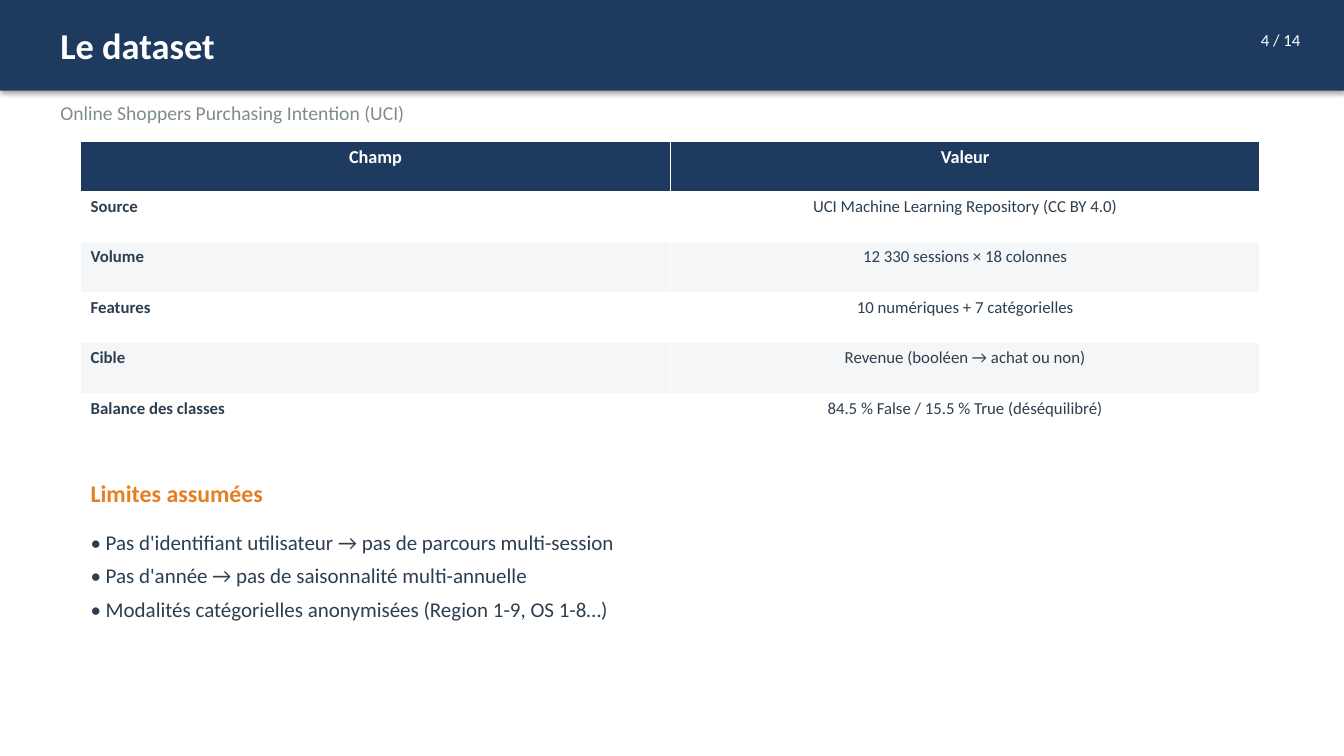
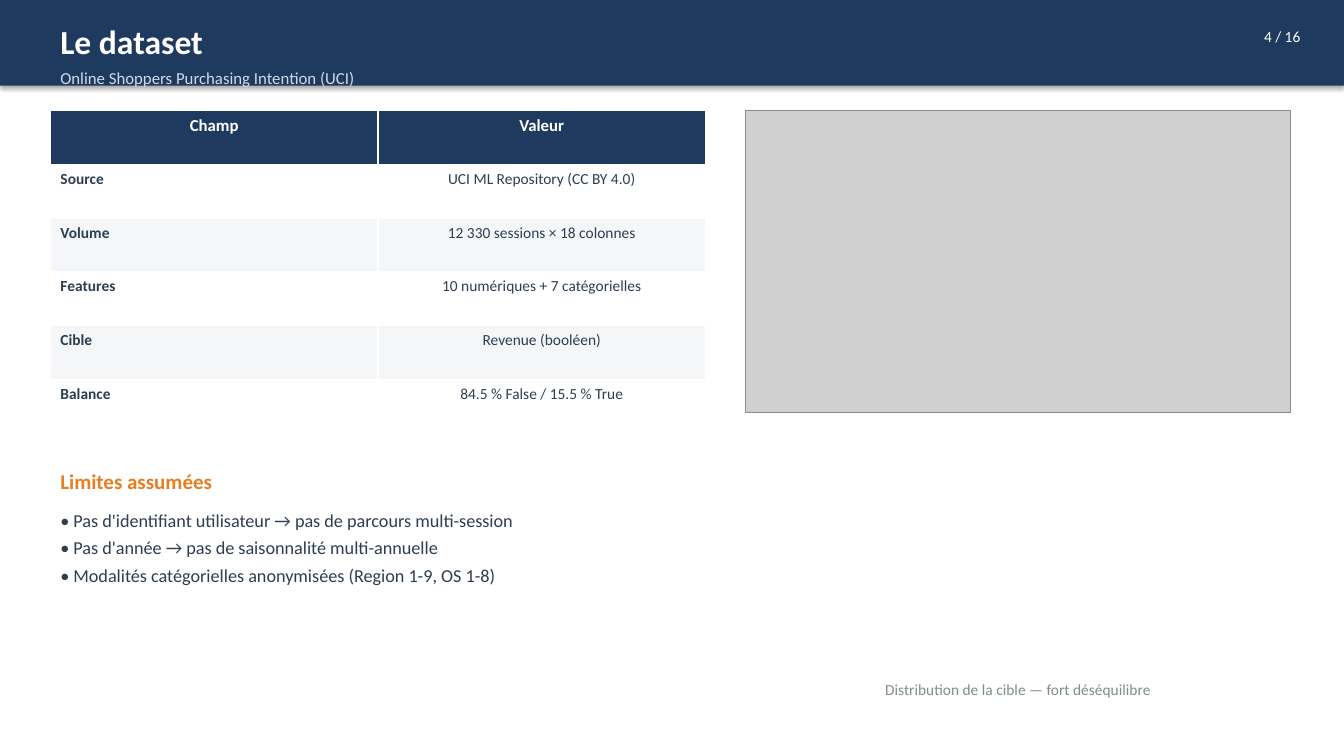
Before and after one commit to manechcarriou-lab/ml-poc-project, a slide deck: slide 4 of deliverables/process_overview.pptx. Drawn at 1344x756 pixels with LibreOffice and Linux fonts; fonts in the diff are those of the drawing; grey boxes stand for pictures. Boxes give left, top, right and bottom in pixels: in the first picture for what was removed or moved away, otherwise in the second. Text is boxed around its words. In the diff, an @@ line names an element or a change of style, - is before the commit and + after.

Commit message:
Pro optimization: per-family encoder + threshold tuning intégré
src/features.py:
- build_preprocessor(encoder='onehot'|'ordinal'|'target') — paramétrable
- Single source of truth for column groups, ENGINEERED_* constants exposed

scripts/train.py:
- DEFAULT_ENCODER_PER_FAMILY: logreg/RF -> OneHot, XGBoost -> Ordinal
- TunedThresholdClassifierCV(scoring='f1', cv=5) wraps every fitted pipeline
  -> threshold tuning is part of the pipeline, leakage-safe (CV on train only)
- New --encoder flag (auto|onehot|ordinal|target) for ablation runs
- Reports test_f1 (at tuned threshold) AND test_f1_at_0p5 in MLflow

scripts/generate_plots.py: unwrap TunedThresholdClassifierCV.estimator_
  before extracting feature importances

Retraining results (15 trials/family, commit pending):
  Modèle              Encoder  Threshold  F1 test  vs avant   ROC-AUC
  LogReg              OneHot   0.244      0.6426   +7.2 %     0.9137
  Random Forest       OneHot   0.360      0.6683   +6.2 %     0.9204
  XGBoost (winner)    Ordinal  0.305      0.6731   +2.9 %     0.9292

Final XGBoost recall = 0.7356: on attrape 74 % des acheteurs (vs 60 % avant).
Critère cible (F1 > 0.60) dépassé de +12 % sur le winner.

deliverables/process_overview.md + .pptx: updated with final numbers
deliverables/process_overview_new.pptx: removed (obsolete)
plots/* + results/* regenerated against the optimized models

```diff
--- a/deliverables/process_overview.pptx
+++ b/deliverables/process_overview.pptx
@@ rectangle: place and size @@
-rectangle at [0,0,1344,91]
+rectangle at [0,0,1344,86]
@@ text "Le dataset" at [60,30,203,55]: size 26 to 24 pt @@
@@ text at [1264,31,1301,42]: text changed; size 12 to 11 pt @@
-4 / 14
+4 / 16
@@ text "Online Shoppers Purchasing Intention (UCI)": place and size @@
-text "Online Shoppers Purchasing Intention (UCI)" at [60,106,404,124]
+text "Online Shoppers Purchasing Intention (UCI)" at [60,72,354,88]
@@ text "Online Shoppers Purchasing Intention (UCI)" at [60,72,354,88]: size 14 to 12 pt, text colour #7F8C8D to #CFDCE7 @@
@@ table at [50,111,706,434] @@
-row 2, column 2: UCI Machine Learning Repository (CC BY 4.0)
+row 2, column 2: UCI ML Repository (CC BY 4.0)
-row 5, column 2: Revenue (booléen → achat ou non)
+row 5, column 2: Revenue (booléen)
-row 6, column 1: Balance des classes
+row 6, column 1: Balance
-row 6, column 2: 84.5 % False / 15.5 % True (déséquilibré)
+row 6, column 2: 84.5 % False / 15.5 % True
@@ size 13 to 12 pt in "Champ", "Valeur" @@
@@ size 12 to 11 pt in "Source", "Volume", "12 330 sessions × 18 colonnes", "Features" and 2 more places @@
@@ table: place and size @@
-table at [81,141,1260,444]
+table at [50,111,706,434]
@@ picture added at [746,111,1291,412] @@
@@ text "Limites assumées": place and size @@
-text "Limites assumées" at [91,485,263,502]
+text "Limites assumées" at [60,474,212,489]
@@ text "Limites assumées" at [60,474,212,489]: size 17 to 15 pt @@
@@ text "• Pas d'identifiant utilisateur → ...": place and size @@
-text "• Pas d'identifiant utilisateur → ..." at [106,535,614,621]
+text "• Pas d'identifiant utilisateur → ..." at [73,514,513,585]
@@ text at [73,514,513,557]: size 15 to 13 pt in "• Pas d'identifiant utilisateur → pas de ...", "• Pas d'année → pas de saisonnalité ..."; less space between paragraphs @@
@@ text at [73,569,496,585]: text changed; size 15 to 13 pt @@
-• Modalités catégorielles anonymisées (Region 1-9, OS 1-8…)
+• Modalités catégorielles anonymisées (Region 1-9, OS 1-8)
@@ text added at [885,684,1150,698], 11 pt, text #7F8C8D @@
+Distribution de la cible — fort déséquilibre
```
Also in this commit, not shown: 7 other slides changed, 8 slides added, 6 slides removed, 15 other files.
